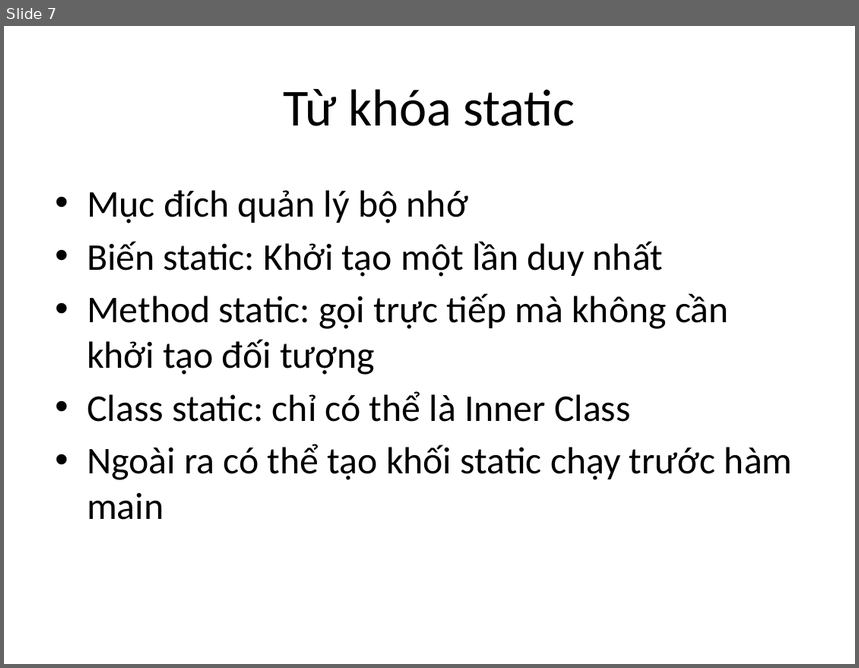
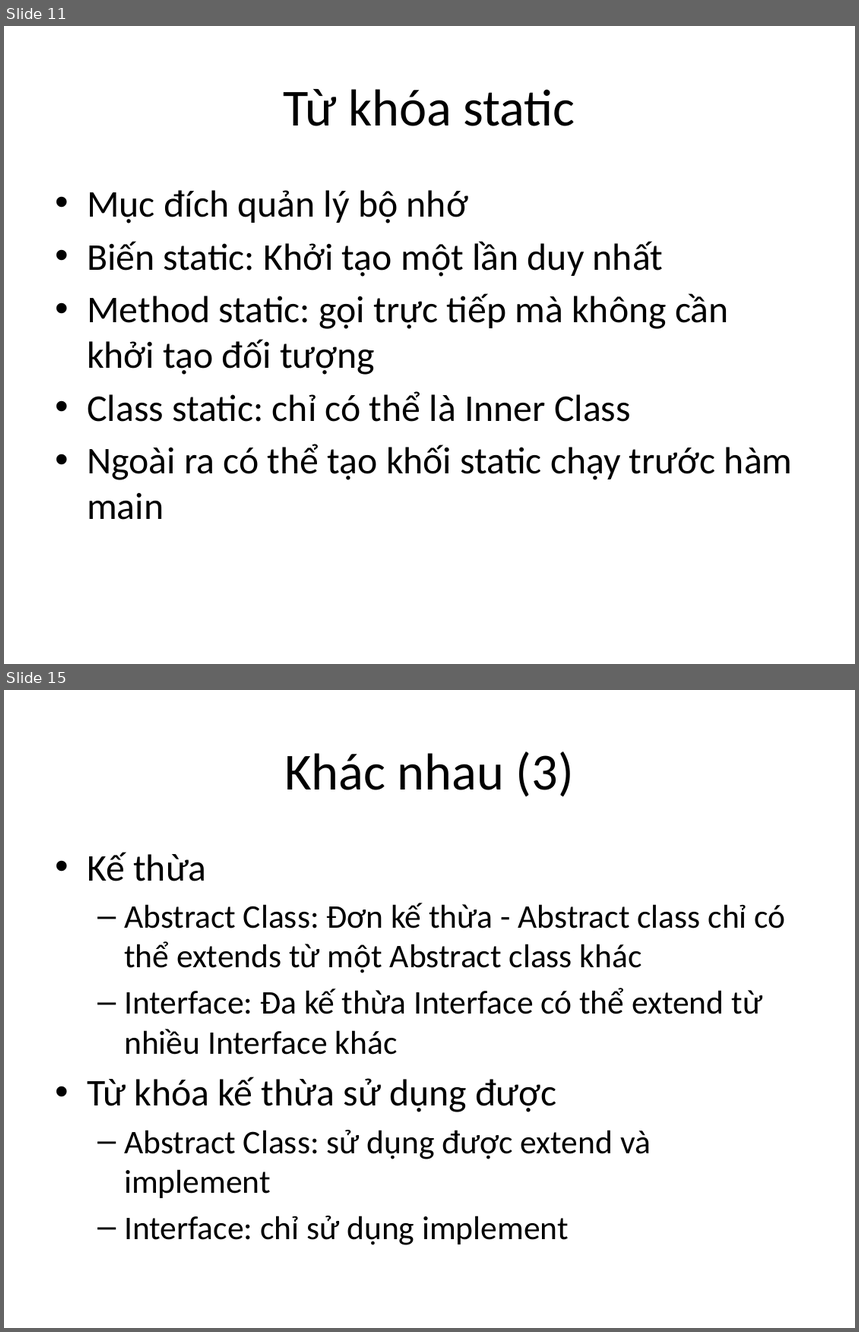
Before and after one commit to phithanh97cs/T3H, a slide deck: 5. Other/Free/Abstract and Interface.pptx. Shown one above the other, each under a label of ours: slide 7 before the commit, slides 11 and 15 after it; the slides between them are not shown. The pictures are 859x668 and 859x1332 pixels, drawn with LibreOffice and Linux fonts; fonts in the diff are those of the drawing. Boxes give left, top, right and bottom in pixels: in the first picture for what was removed or moved away, otherwise in the second. Text is boxed around its words. In the diff, an @@ line names an element or a change of style, - is before the commit and + after.

```diff
--- a/5. Other/Free/Abstract and Interface.pptx
+++ b/5. Other/Free/Abstract and Interface.pptx
@@ slide 15 added at [4, 690, 855, 1328], background #FFFFFF @@
@@ title added at [284, 752, 574, 797], 44 pt, text #000000 @@
+Khác nhau (3)
@@ text added at [87, 852, 786, 1246], 28 pt, text #000000 @@
+• Kế thừa
+  – Abstract Class: Đơn kế thừa - Abstract class chỉ có thể extends từ một Abstract class khác
+  – Interface: Đa kế thừa Interface có thể extend từ nhiều Interface khác
+• Từ khóa kế thừa sử dụng được
+  – Abstract Class: sử dụng được extend và implement
+  – Interface: chỉ sử dụng implement
@@ what was slide 7 is now slide 11 @@
```
Also in this commit, not shown: 1 slide changed, 12 other slides added, 12 slides removed, 10 other files.
